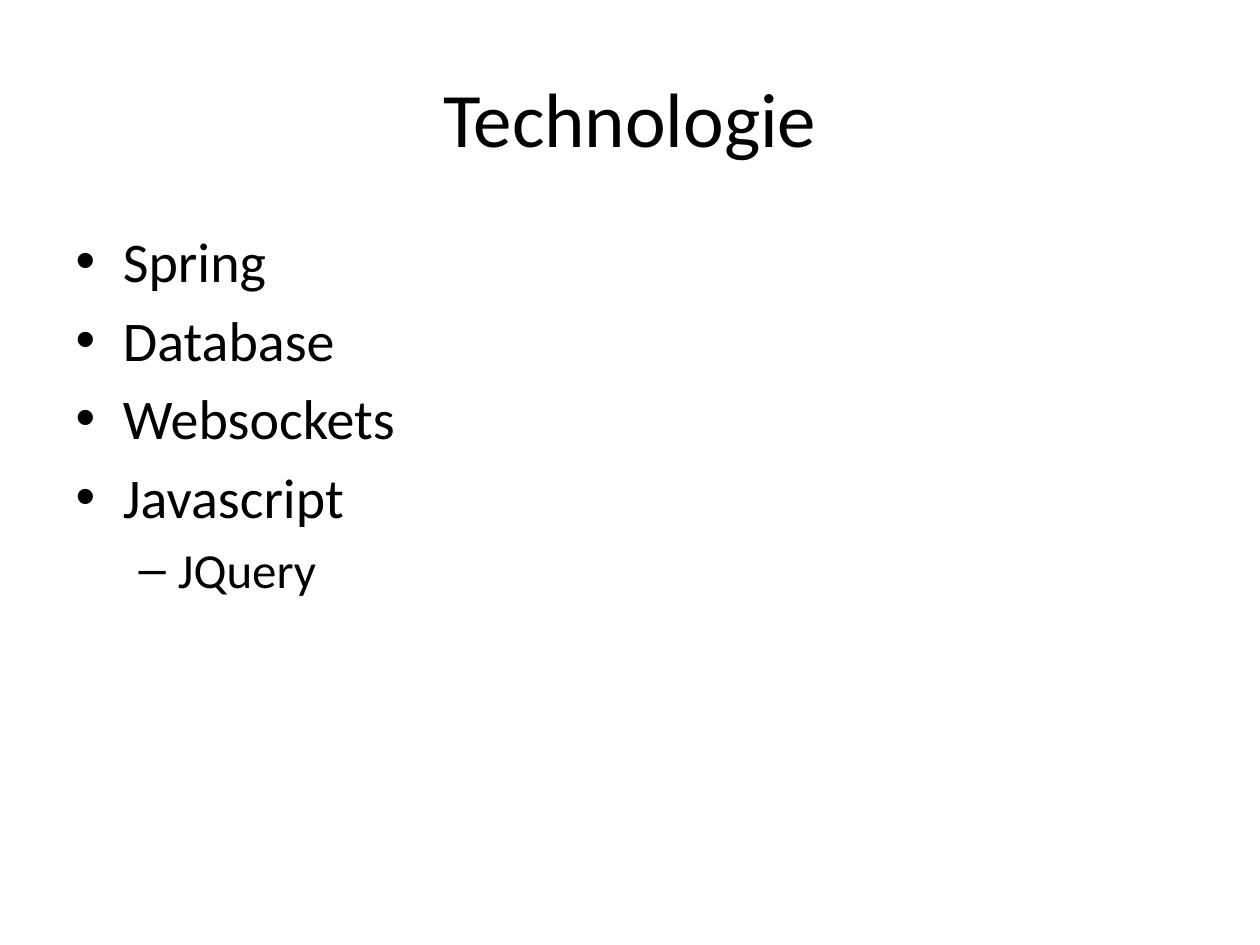
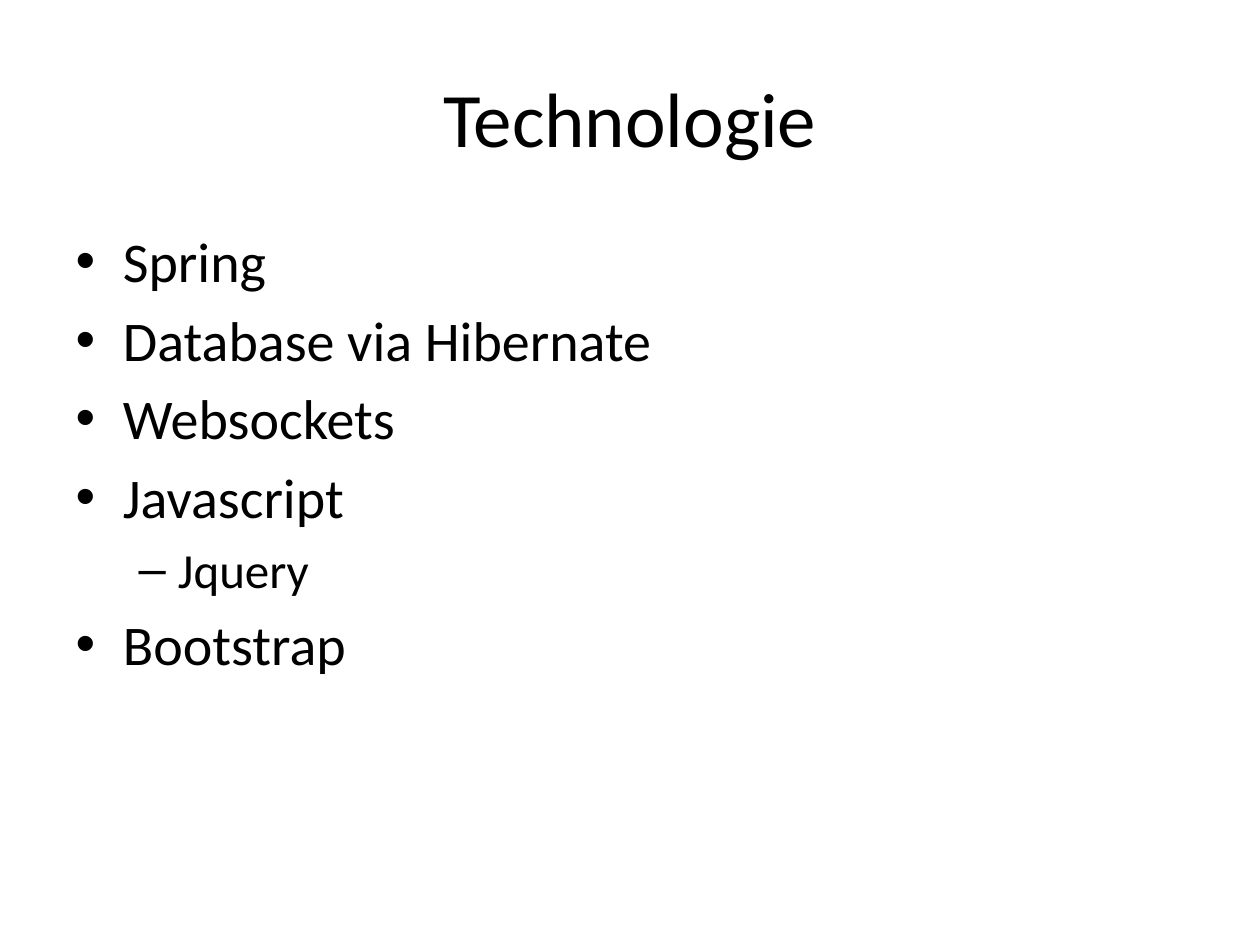
Before and after one commit to Shalucik/TetrisRepo, a slide deck: slide 4 of Tetris.pptx (slide 3 before the commit). Drawn at 1260x945 pixels with LibreOffice and Linux fonts; fonts in the diff are those of the drawing. Boxes give left, top, right and bottom in pixels: in the first picture for what was removed or moved away, otherwise in the second. Text is boxed around its words. In the diff, an @@ line names an element or a change of style, - is before the commit and + after.

Commit message:
new version

```diff
--- a/Tetris.pptx
+++ b/Tetris.pptx
@@ text at (x1=123, y1=322, x2=651, y2=362): text changed @@
-• Database
+• Database via Hibernate
@@ text at (x1=123, y1=556, x2=346, y2=674): text changed; size 28 to 32 pt @@
-  – JQuery
+  – Jquery
+• Bootstrap
```
Also in this commit, not shown: 1 slide added.
